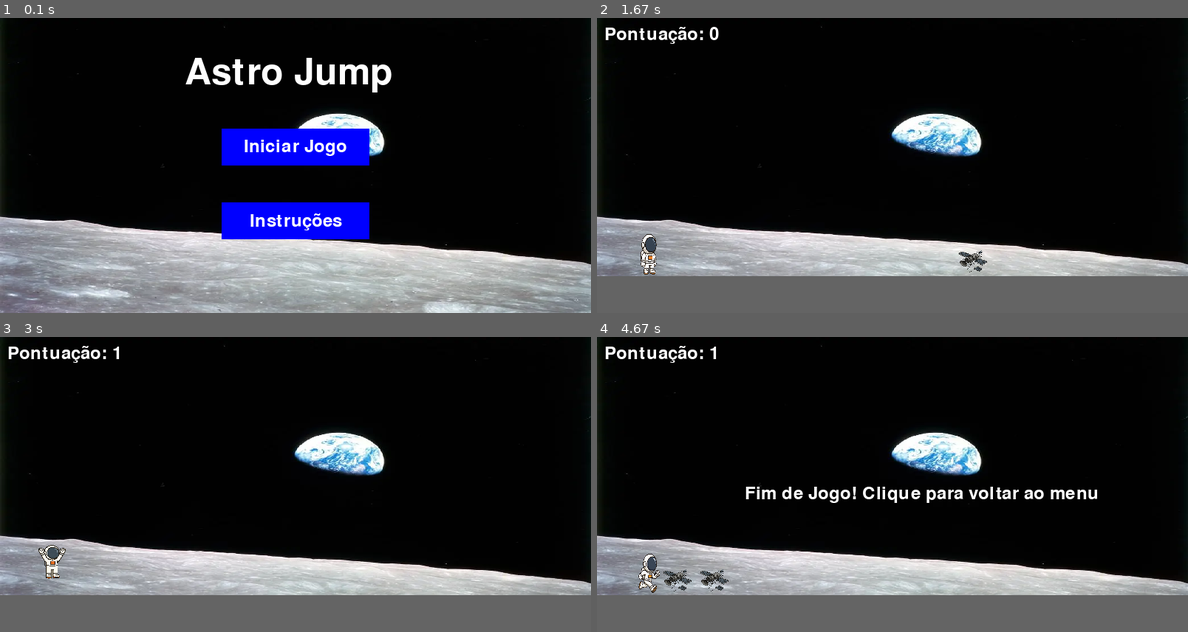
Above: before the commit, frames 1-4 (two rows, left to right).
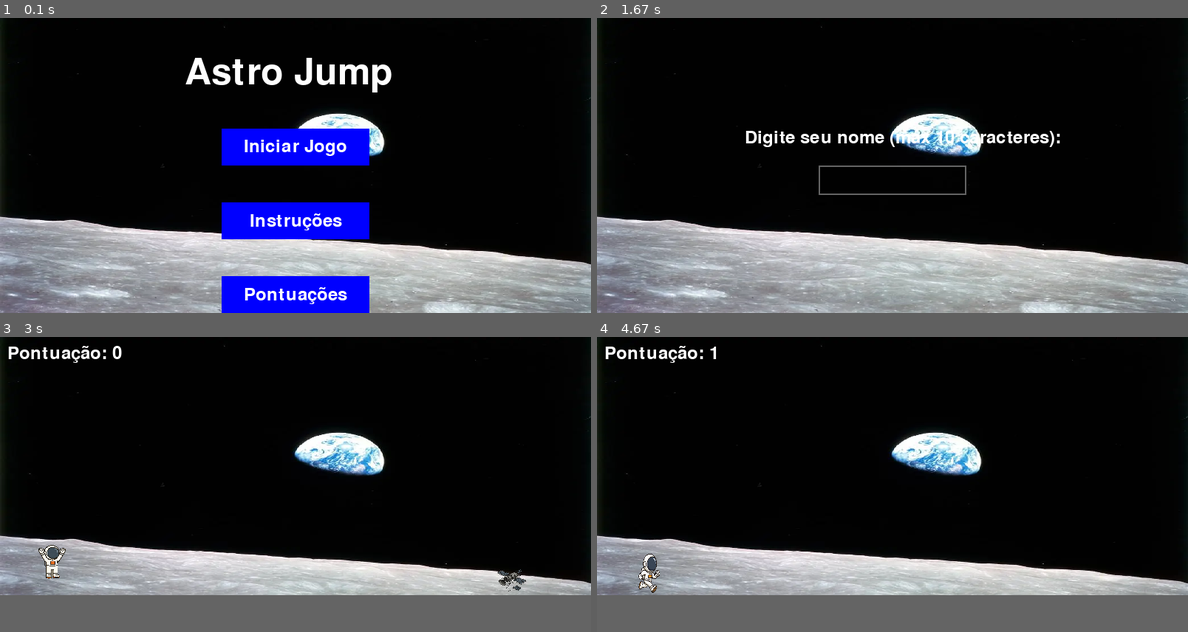
Above: after the commit, the same moments.

Repository: joaoreszecki/Pygame.2025.1
Game: pygame game, started from game.py
Same seed, same stepped clock (60 frames per second), same inputs: the game is played once before the commit and once after it.
Inputs (mouse positions are in pixels of both pictures, inside the frame that each line leads up to):
- Up to frame 1 (0.1 s): no input
- Up to frame 2 (1.67 s): click "Iniciar Jogo" at 0.38 s; click (892, 180) at 0.72 s
- Up to frame 3 (3 s): tap Enter at 2.1 s; tap Space at 2.43, 2.83 s
- Up to frame 4 (4.67 s): tap Space at 3.13, 3.72, 4.02 s

The runs differ from the first frame. In frame 1, 3.1% of the frame differs, in the area x 37-63%, y 87-100%; in frame 2, 14%, in the area x 0-100%, y 3-100%; in frame 3, 0.2%; in frame 4, 1.5%.

Commit message:
Jogo com tabela de pontuacao, ficou mto top

Diff:
--- a/game.py
+++ b/game.py
@@ -2,6 +2,7 @@
 import random
 import sys
 import os
+import json
 
 # Inicia o Pygame
 pygame.init()
@@ -27,6 +28,27 @@
 # background
 background = pygame.image.load(os.path.join('img', 'spacewallpaper.png'))
 background = pygame.transform.scale(background, (SCREEN_WIDTH, SCREEN_HEIGHT))
+
+# Função para carregar pontuações
+def load_scores():
+    try:
+        with open('scores.json', 'r') as f:
+            return json.load(f)
+    except:
+        return []
+
+# Função para salvar pontuações
+def save_scores(scores):
+    with open('scores.json', 'w') as f:
+        json.dump(scores, f)
+
+# Função para adicionar nova pontuação
+def add_score(name, score):
+    scores = load_scores()
+    scores.append({'name': name, 'score': score})
+    scores.sort(key=lambda x: x['score'], reverse=True)
+    scores = scores[:5]  # Mantém apenas as top 4 pontuações
+    save_scores(scores)
 
 # Classe do botão
 class Button:
@@ -144,10 +166,91 @@
     def draw(self):
         screen.blit(self.image, (self.x, self.y))
 
+# Classe para input de texto
+class TextInput:
+    def __init__(self, x, y, width, height, font_size=36):
+        self.rect = pygame.Rect(x, y, width, height)
+        self.text = ""
+        self.font = pygame.font.Font(None, font_size)
+        self.active = False
+        self.color = WHITE
+
+    def handle_event(self, event):
+        if event.type == pygame.MOUSEBUTTONDOWN:
+            self.active = self.rect.collidepoint(event.pos)
+        if event.type == pygame.KEYDOWN and self.active:
+            if event.key == pygame.K_RETURN:
+                return True
+            elif event.key == pygame.K_BACKSPACE:
+                self.text = self.text[:-1]
+            else:
+                if len(self.text) < 10:  # Limita o nome a 10 caracteres
+                    self.text += event.unicode
+        return False
+
+    def draw(self):
+        pygame.draw.rect(screen, GRAY, self.rect, 2)
+        text_surface = self.font.render(self.text, True, self.color)
+        screen.blit(text_surface, (self.rect.x + 5, self.rect.y + 5))
+
+# Tela de input do nome
+def show_name_input():
+    text_input = TextInput(SCREEN_WIDTH//2 - 100, SCREEN_HEIGHT//2, 200, 40)
+    font = pygame.font.Font(None, 36)
+    instruction = font.render("Digite seu nome (máx 10 caracteres):", True, WHITE)
+
+    while True:
+        screen.blit(background, (0, 0))
+
+        for event in pygame.event.get():
+            if event.type == pygame.QUIT:
+                pygame.quit()
+                sys.exit()
+            if text_input.handle_event(event):
+                return text_input.text
+
+        screen.blit(instruction, (SCREEN_WIDTH//2 - 200, SCREEN_HEIGHT//2 - 50))
+        text_input.draw()
+
+        pygame.display.flip()
+        clock.tick(FPS)
+
+# Tela de pontuações
+def show_scores():
+    back_button = Button(SCREEN_WIDTH//2 - 100, SCREEN_HEIGHT - 100, 200, 50, "Voltar", BLUE)
+    scores = load_scores()
+
+    while True:
+        screen.blit(background, (0, 0))
+
+        for event in pygame.event.get():
+            if event.type == pygame.QUIT:
+                pygame.quit()
+                sys.exit()
+            if event.type == pygame.MOUSEBUTTONDOWN:
+                if back_button.is_clicked(event.pos):
+                    return
+
+        # Título
+        font = pygame.font.Font(None, 74)
+        title = font.render("Top 4 Pontuações", True, WHITE)
+        screen.blit(title, (SCREEN_WIDTH//2 - 200, 50))
+
+        # Lista de pontuações
+        font = pygame.font.Font(None, 36)
+        for i, score in enumerate(scores):
+            text = font.render(f"{i+1}. {score['name']}: {score['score']}", True, WHITE)
+            screen.blit(text, (SCREEN_WIDTH//2 - 100, 150 + i * 40))
+
+        back_button.draw()
+        pygame.display.flip()
+        clock.tick(FPS)
+
 # Tela do menu principal
 def show_menu():
     start_button = Button(SCREEN_WIDTH//2 - 100, SCREEN_HEIGHT//2 - 50, 200, 50, "Iniciar Jogo", BLUE)
     instructions_button = Button(SCREEN_WIDTH//2 - 100, SCREEN_HEIGHT//2 + 50, 200, 50, "Instruções", BLUE)
+    scores_button = Button(SCREEN_WIDTH//2 - 100, SCREEN_HEIGHT//2 + 150, 200, 50, "Pontuações", BLUE)
     back_button = Button(SCREEN_WIDTH//2 - 100, SCREEN_HEIGHT - 100, 200, 50, "Voltar", BLUE)
     showing_instructions = False
 
@@ -167,6 +270,8 @@
                         return "start"
                     if instructions_button.is_clicked(event.pos):
                         showing_instructions = True
+                    if scores_button.is_clicked(event.pos):
+                        show_scores()
 
         if showing_instructions:
             # Desenha as instruções
@@ -183,12 +288,12 @@
                 text = font.render(line, True, WHITE)
                 screen.blit(text, (50, 50 + i * 40))
 
-            # Desenha o botão voltar
             back_button.draw()
         else:
             # Desenha o menu principal
             start_button.draw()
             instructions_button.draw()
+            scores_button.draw()
             font = pygame.font.Font(None, 74)
             title = font.render("Astro Jump", True, WHITE)
             screen.blit(title, (SCREEN_WIDTH//2 - 150, 50))
@@ -203,6 +308,7 @@
     score = 0
     game_over = False
     font = pygame.font.Font(None, 36)
+    player_name = show_name_input()  # Pede o nome do jogador antes de começar
 
     while True:
         for event in pygame.event.get():
@@ -212,14 +318,13 @@
             if event.type == pygame.KEYDOWN:
                 if event.key == pygame.K_SPACE:
                     if game_over:
-                        astronaut = Astronaut()
-                        satellites = []
-                        score = 0
-                        game_over = False
+                        add_score(player_name, score)  # Salva a pontuação
+                        return  # Volta ao menu
                     else:
                         astronaut.jump()
             if event.type == pygame.MOUSEBUTTONDOWN:
                 if game_over:
+                    add_score(player_name, score)  # Salva a pontuação
                     return  # Volta ao menu
 
         if not game_over:
@@ -265,11 +370,11 @@
             satellite.draw()
 
         # Pontuação
-        score_text = font.render(f"Pontuação: {score}", True, WHITE)  # Mudei para branco para melhor visibilidade
+        score_text = font.render(f"Pontuação: {score}", True, WHITE)
         screen.blit(score_text, (10, 10))
 
         if game_over:
-            game_over_text = font.render("Fim de Jogo! Clique para voltar ao menu", True, WHITE)  # Mudei para branco
+            game_over_text = font.render("Fim de Jogo! Clique para voltar ao menu", True, WHITE)
             screen.blit(game_over_text, (SCREEN_WIDTH//2 - 200, SCREEN_HEIGHT//2))
 
         pygame.display.flip()
